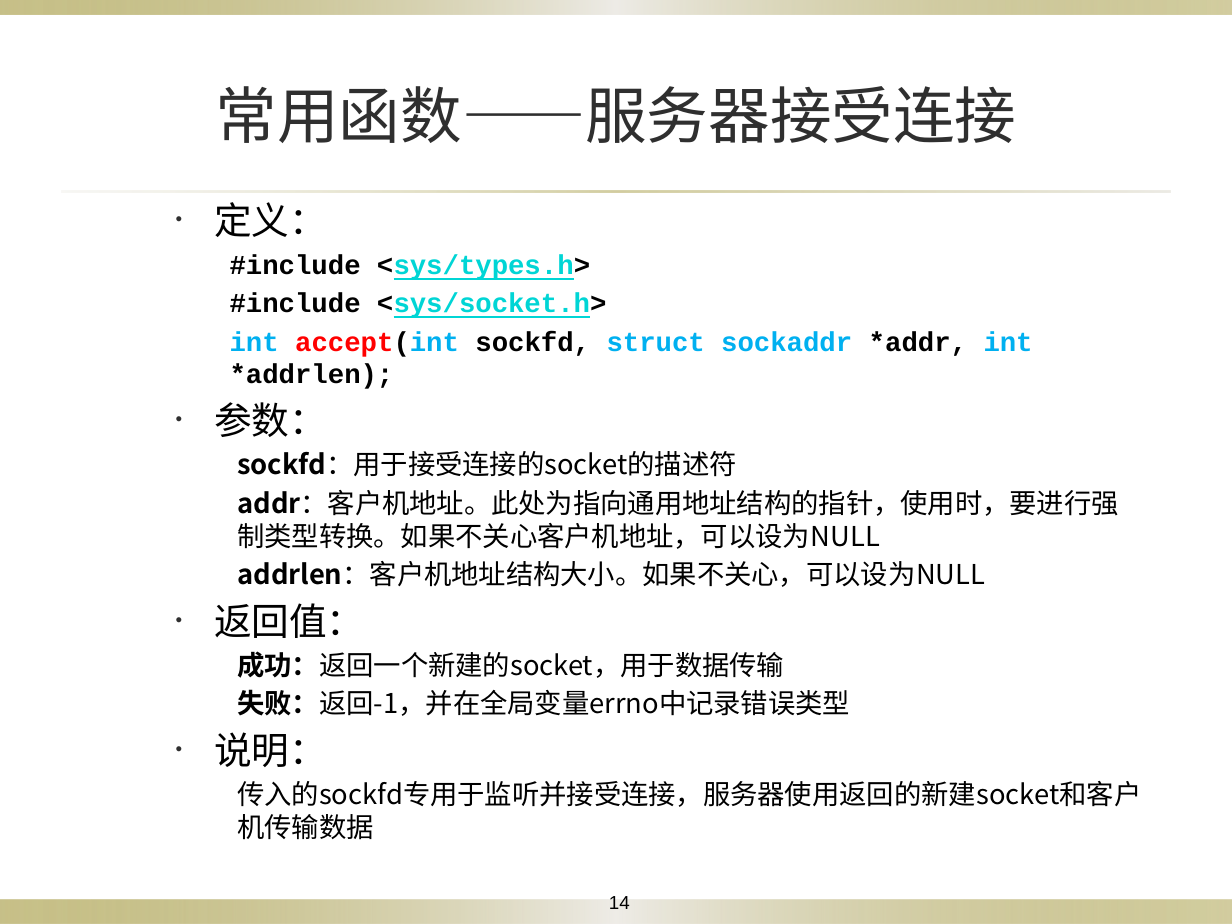
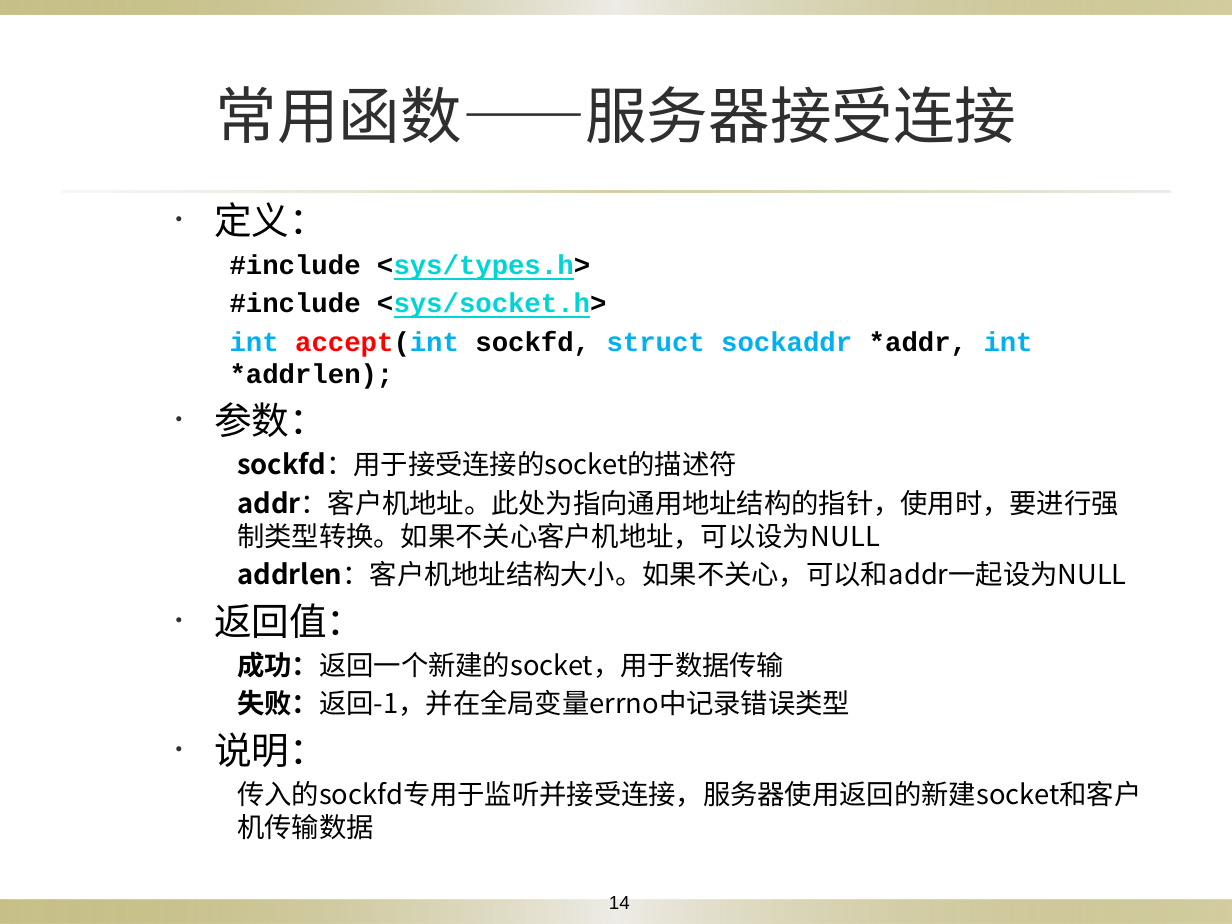
Before and after one commit to Otomadmt/NetCom_Course_Repo, a slide deck: slide 14 of Exp_3/socket通信程序设计.pptx. Drawn at 1232x924 pixels with LibreOffice and Linux fonts; fonts in the diff are those of the drawing; background and template pictures are left out. Boxes give left, top, right and bottom in pixels: in the first picture for what was removed or moved away, otherwise in the second. Text is boxed around its words. In the diff, an @@ line names an element or a change of style, - is before the commit and + after.

```diff
--- a/Exp_3/socket通信程序设计.pptx
+++ b/Exp_3/socket通信程序设计.pptx
@@ text at box(237, 561, 1127, 587): text changed @@
-    addrlen：客户机地址结构大小。如果不关心，可以设为NULL
+    addrlen：客户机地址结构大小。如果不关心，可以和addr一起设为NULL
```
Also in this commit, not shown: 5 other slides changed, 3 slides added, 18 other files.
